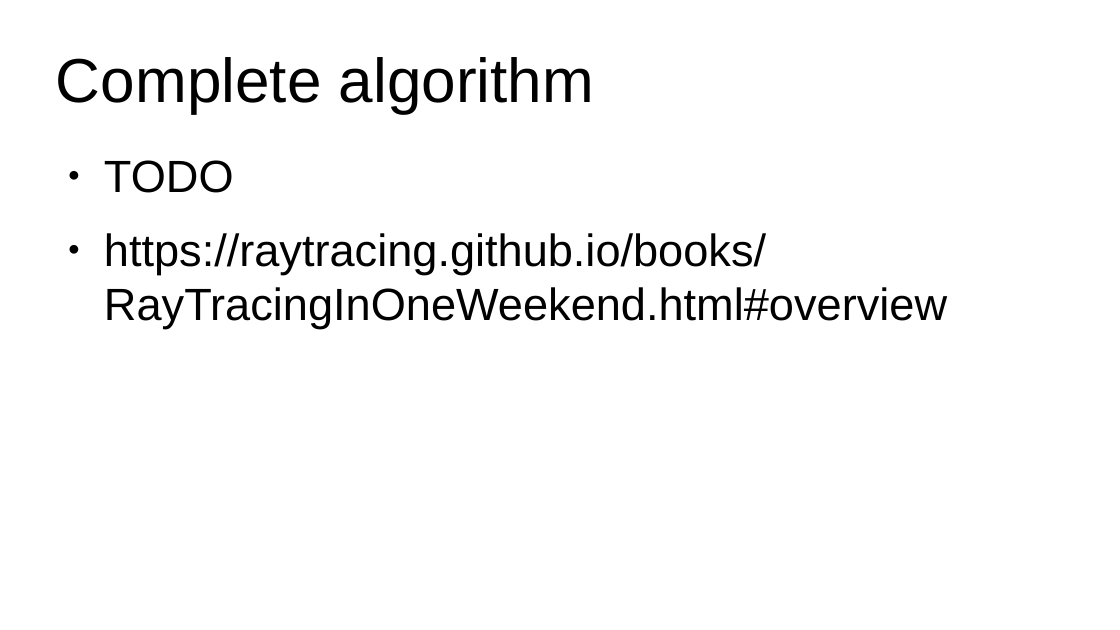
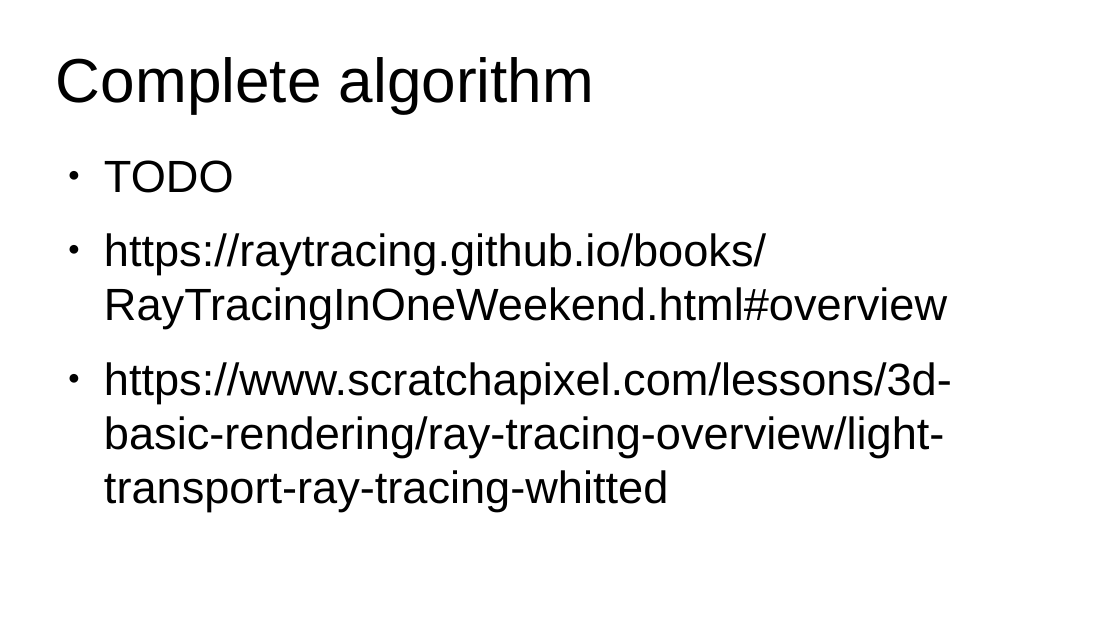
Before and after one commit to lorentzo/IntroductionToComputerGraphics, a slide deck: slide 26 of lectures/foundations_rendering/foundations_raytracing.odp (slide 25 before the commit). Drawn at 1120x630 pixels with LibreOffice and Linux fonts; fonts in the diff are those of the drawing. Boxes give left, top, right and bottom in pixels: in the first picture for what was removed or moved away, otherwise in the second. Text is boxed around its words. In the diff, an @@ line names an element or a change of style, - is before the commit and + after.

Commit message:
rendering fundamentals

```diff
--- a/lectures/foundations_rendering/foundations_raytracing.odp
+++ b/lectures/foundations_rendering/foundations_raytracing.odp
@@ text at box(104, 362, 952, 512): paragraph added @@
+● https://www.scratchapixel.com/lessons/3d-basic-rendering/ray-tracing-overview/light-transport-ray-tracing-whitted
```
Also in this commit, not shown: 2 slides added, 1 slide removed, 3 other files.
